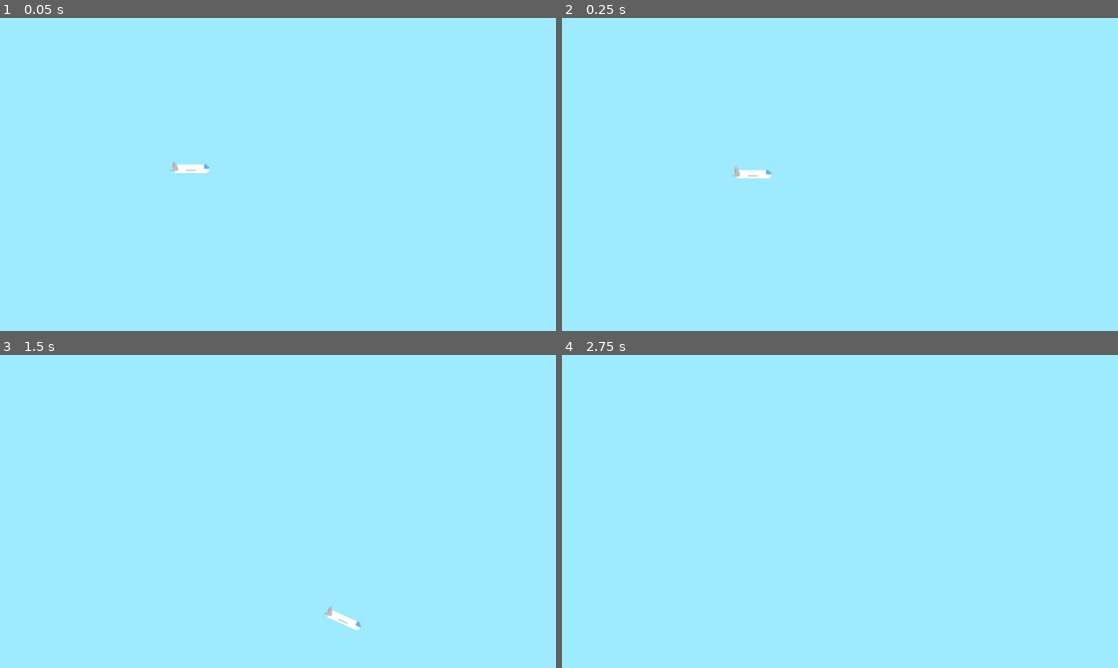
Above: before the commit, frames 1-4 (two rows, left to right).
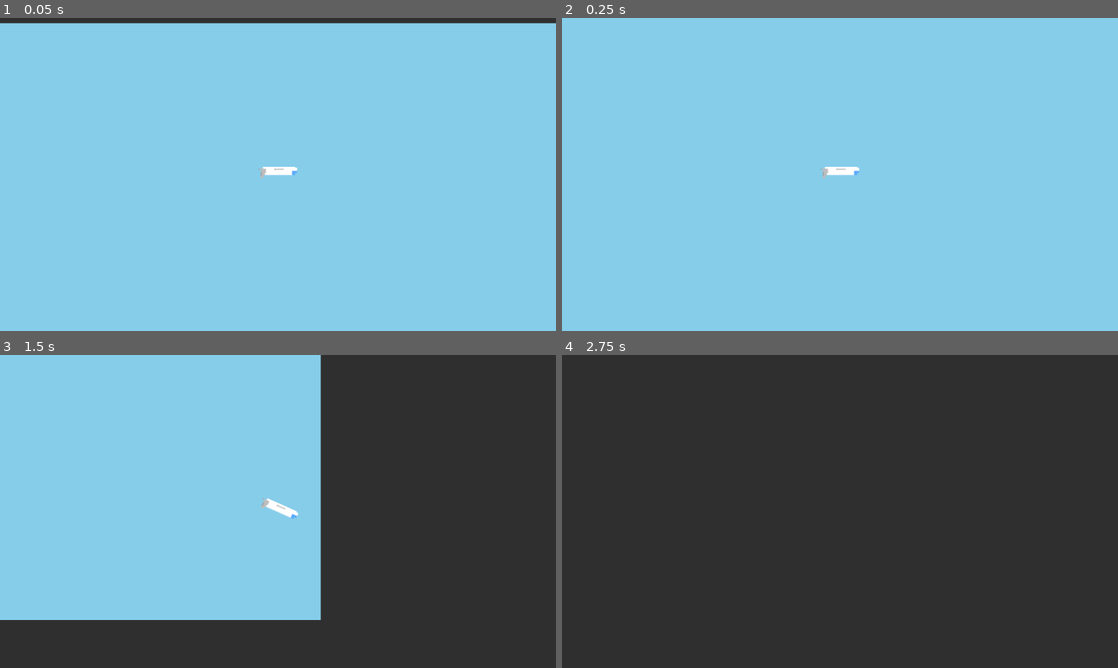
Above: after the commit, the same moments.

Repository: C34A/2d-flightsim
Game: Godot game, scene res://Main.tscn
Same seed, same stepped clock (60 frames per second), same inputs: the game is played once before the commit and once after it.
Inputs:
- Up to frame 1 (0.05 s): no input
- Up to frame 2 (0.25 s): no input
- Up to frame 3 (1.5 s): hold D (go_right) 0.53-1.28 s; hold Space (boost) 0.53-1.28 s; hold S (pitch_down) from 1.28 s (still down); tap Space (boost) at 1.35 s
- Up to frame 4 (2.75 s): release S (pitch_down) at 2.03 s; hold D (go_right) from 2.03 s (still down); hold Space (boost) from 2.03 s (still down)

The runs differ from the first frame. In frame 1, 100% of the frame differs, in the area x 0-100%, y 0-100%; in frame 2, 100%; in frame 3, 100%; in frame 4, 100%.

Commit message:
added tilemap foundations

Diff:
--- a/Main.tscn
+++ b/Main.tscn
@@ -1,15 +1,29 @@
-[gd_scene load_steps=2 format=2]
+[gd_scene load_steps=4 format=2]
 
 [ext_resource path="res://Player.tscn" type="PackedScene" id=1]
+[ext_resource path="res://art/sky-square.png" type="Texture" id=2]
+
+[sub_resource type="TileSet" id=1]
+0/name = "sky-square.png 0"
+0/texture = ExtResource( 2 )
+0/tex_offset = Vector2( 0, 0 )
+0/modulate = Color( 1, 1, 1, 1 )
+0/region = Rect2( 0, 0, 1000, 1000 )
+0/tile_mode = 0
+0/occluder_offset = Vector2( 0, 0 )
+0/navigation_offset = Vector2( 0, 0 )
+0/shapes = [  ]
+0/z_index = 0
 
 [node name="Node2D" type="Node2D"]
 
-[node name="ColorRect" type="ColorRect" parent="."]
-margin_right = 1600.0
-margin_bottom = 900.0
-size_flags_horizontal = 2
-size_flags_vertical = 2
-color = Color( 0.623529, 0.921569, 1, 1 )
-
 [node name="Player" parent="." instance=ExtResource( 1 )]
 position = Vector2( 546.716, 434.295 )
+z_index = 1
+z_as_relative = false
+
+[node name="TileMap" type="TileMap" parent="."]
+tile_set = SubResource( 1 )
+cell_size = Vector2( 1000, 1000 )
+format = 1
+tile_data = PoolIntArray( 65535, 0, 0, 0, 0, 0, 1, 0, 0 )
--- a/Player.gd
+++ b/Player.gd
@@ -14,7 +14,7 @@
 
 # Called when the node enters the scene tree for the first time.
 func _ready():
-	pass # Replace with function body.
+	velocity = Vector2(0.01, 0)
 
 # Called every frame. 'delta' is the elapsed time since the previous frame.
 func _process(delta):
@@ -33,8 +33,8 @@
 	elif Input.is_action_pressed("pitch_down") and not Input.is_action_pressed("pitch_up"):
 		direction -= deg2rad(TURN_SPEED) * delta
 	if(Input.is_action_pressed("boost")):
-#		apply_force((
-		pass
+		var dirVec: Vector2 = Vector2(sign(velocity.x), 0).rotated(sign(velocity.x) * direction)
+		apply_force(dirVec, THRUST * 2, delta)
 
 	direction = clamp(direction, PI / -2, PI / 2)
 
@@ -42,7 +42,7 @@
 	apply_force(Vector2(0,1), lift(velocity, direction, delta), delta)
 
 #	print("dir ", direction)
-	print("vel ", velocity)
+#	print("vel ", velocity)
 #	print("mass ", mass)
 	global_translate(Vector2(velocity.x, -velocity.y) * delta)
 	if(velocity.x < 0):
@@ -64,7 +64,7 @@
 	else:
 		AoA = direction - atan2(velocity.y, abs(velocity.x))
 	AoA = rad2deg(AoA)
-	print("AoA ", AoA)
+#	print("AoA ", AoA)
 	var lift: float
 
 	if(AoA > 50 || AoA < -50):
@@ -74,7 +74,7 @@
 		lift = LIFT_COEF * velocity.length() * velocity.length() * (deg2rad(AoA))
 
 
-	print("lift ", lift)
+#	print("lift ", lift)
 	return lift
 
 func apply_force(direction: Vector2, force: float, delta: float) -> void:
--- a/Player.tscn
+++ b/Player.tscn
@@ -1,10 +1,14 @@
-[gd_scene load_steps=5 format=2]
+[gd_scene load_steps=6 format=2]
 
 [ext_resource path="res://Player.gd" type="Script" id=1]
 [ext_resource path="res://art/plane-left.png" type="Texture" id=2]
 [ext_resource path="res://art/plane-right.png" type="Texture" id=3]
 
-[sub_resource type="SpriteFrames" id=1]
+[sub_resource type="CapsuleShape2D" id=1]
+radius = 12.74
+height = 91.82
+
+[sub_resource type="SpriteFrames" id=2]
 animations = [ {
 "frames": [ ExtResource( 2 ), ExtResource( 3 ) ],
 "loop": true,
@@ -15,7 +19,17 @@
 [node name="Player" type="Node2D"]
 script = ExtResource( 1 )
 
-[node name="AnimatedSprite" type="AnimatedSprite" parent="."]
+[node name="RigidBody2D" type="RigidBody2D" parent="."]
+
+[node name="CollisionShape2D" type="CollisionShape2D" parent="RigidBody2D"]
+rotation = 1.5708
+shape = SubResource( 1 )
+
+[node name="AnimatedSprite" type="AnimatedSprite" parent="RigidBody2D"]
 position = Vector2( 0, -6 )
 scale = Vector2( 3, 3 )
-frames = SubResource( 1 )
+frames = SubResource( 2 )
+flip_v = true
+
+[node name="Camera2D" type="Camera2D" parent="RigidBody2D"]
+current = true
--- a/project.godot
+++ b/project.godot
@@ -18,7 +18,7 @@
 config/name="plane game"
 run/main_scene="res://Main.tscn"
 boot_splash/fullsize=false
-boot_splash/bg_color=Color( 0.0745098, 0.0745098, 0.0745098, 1 )
+boot_splash/bg_color=Color( 0.662745, 0.662745, 0.662745, 1 )
 config/icon="res://icon.png"
 
 [display]
Binary file added: art/ground.png
Not shown, added: art/ground.png.import
Binary file added: art/sky-square.png
Not shown, added: art/sky-square.png.import
